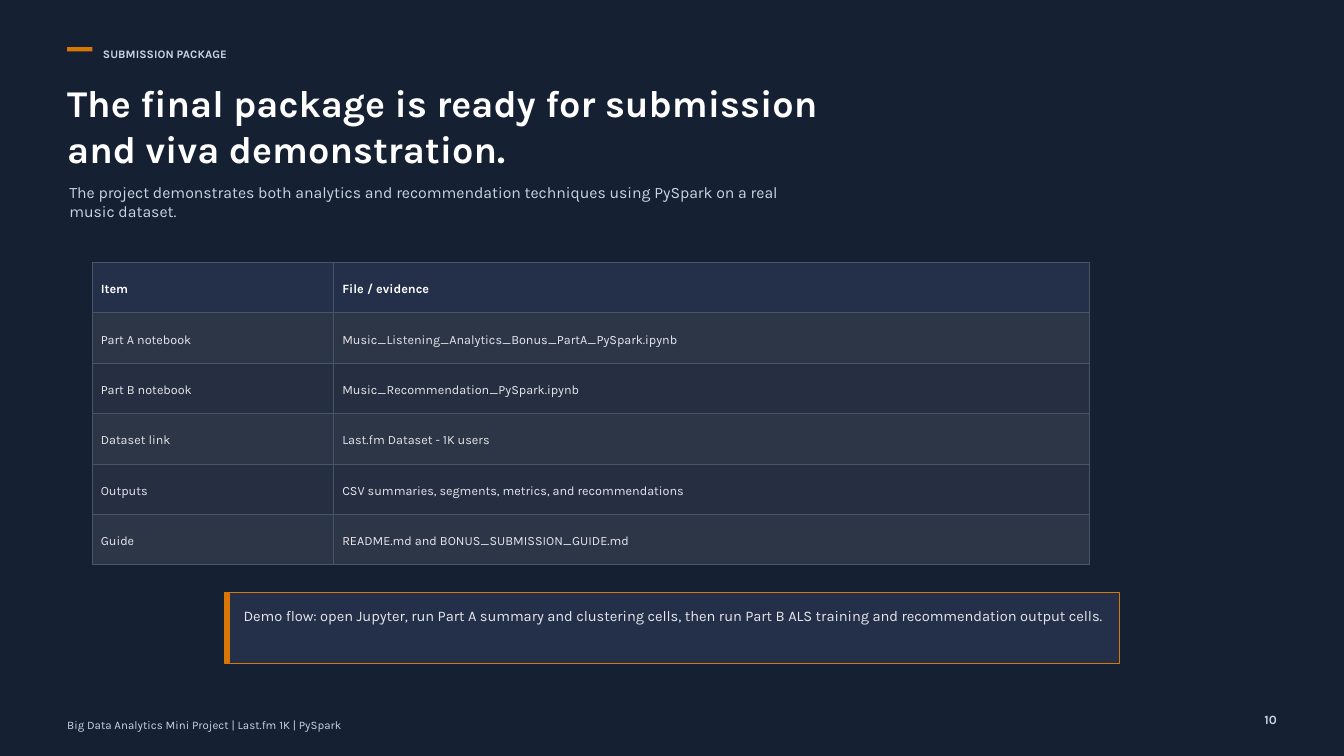
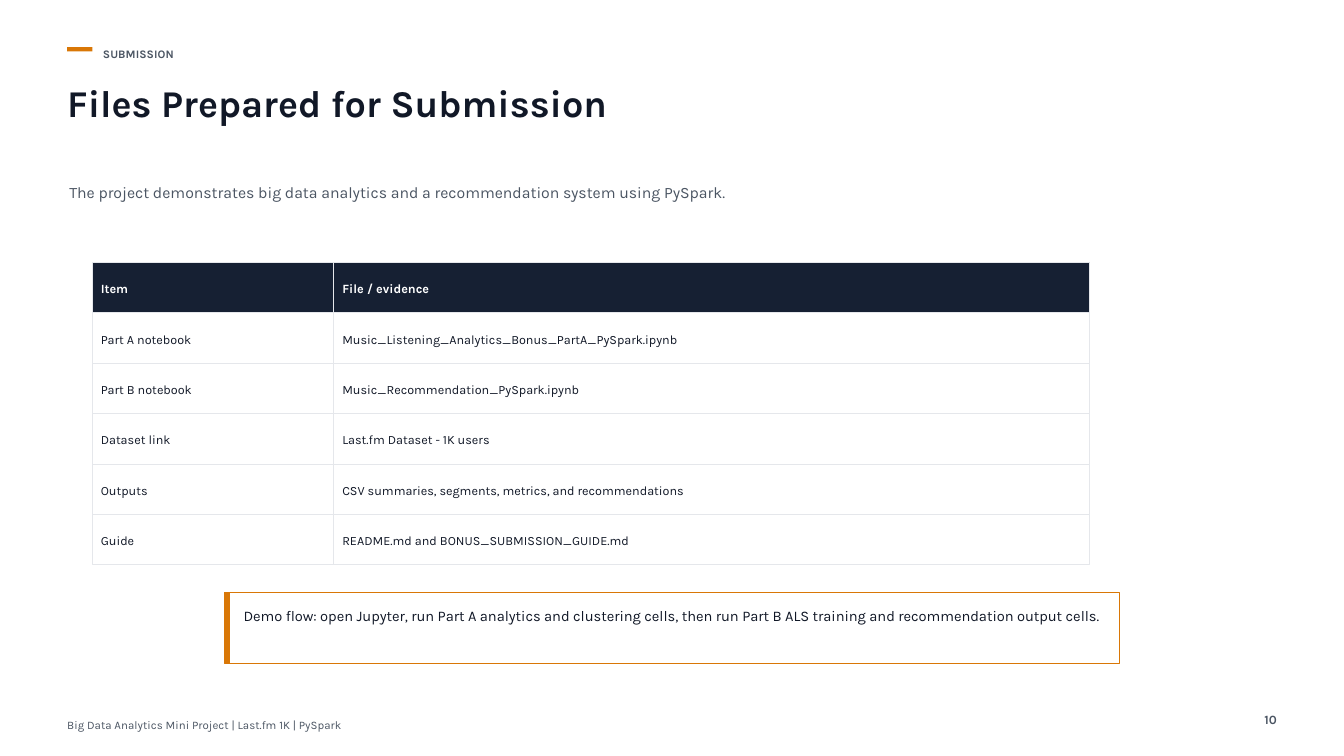
Before and after one commit to SSDharmawansa/music-recommendation-pyspark, a slide deck: slide 10 of Music_BigData_Assignment_Presentation.pptx. Drawn at 1344x756 pixels with LibreOffice and Linux fonts; fonts in the diff are those of the drawing. Boxes give left, top, right and bottom in pixels: in the first picture for what was removed or moved away, otherwise in the second. Text is boxed around its words. In the diff, an @@ line names an element or a change of style, - is before the commit and + after.

```diff
--- a/Music_BigData_Assignment_Presentation.pptx
+++ b/Music_BigData_Assignment_Presentation.pptx
@@ rectangle removed at box(0, 0, 1344, 756) @@
@@ text at box(103, 50, 174, 58): text changed; text colour #CBD5E1 to #4B5563 @@
-SUBMISSION PACKAGE
+SUBMISSION
@@ text at box(67, 90, 608, 126): text changed; text colour #FFFFFF to #111827 @@
-The final package is ready for submission and viva demonstration.
+Files Prepared for Submission
@@ text at box(69, 187, 725, 202): text changed; text colour #CBD5E1 to #4B5563 @@
-The project demonstrates both analytics and recommendation techniques using PySpark on a real music dataset.
+The project demonstrates big data analytics and a recommendation system using PySpark.
@@ rectangle at box(93, 262, 335, 313): fill #243049 to #162033; outline #475569 0.75 pt to #E5E7EB 0.75 pt @@
@@ rectangle at box(334, 262, 1090, 313): fill #243049 to #162033; outline #475569 0.75 pt to #E5E7EB 0.75 pt @@
@@ fill #FFFFFF at 7% opacity to #FFFFFF at 50% opacity; outline #475569 0.75 pt to #E5E7EB 0.75 pt in 4 elements at box(93, 363, 335, 413), box(334, 363, 1090, 413), box(93, 464, 335, 514), box(334, 464, 1090, 514) @@
@@ fill #FFFFFF at 10% opacity to #FFFFFF at 80% opacity; outline #475569 0.75 pt to #E5E7EB 0.75 pt in 6 elements at box(93, 313, 335, 363), box(334, 313, 1090, 363), box(93, 413, 335, 464), box(334, 413, 1090, 464), box(93, 514, 335, 565), box(334, 514, 1090, 565) @@
@@ text colour #E5E7EB to #111827 in 10 elements at box(101, 335, 191, 344), box(342, 335, 677, 347), box(101, 385, 192, 394), box(342, 385, 579, 397), box(101, 435, 171, 444), box(342, 435, 490, 444), box(101, 487, 148, 498), box(342, 486, 684, 498), box(101, 536, 134, 545), box(342, 536, 629, 545) @@
@@ rectangle at box(225, 593, 1120, 664): fill #243049 to #FFFFFF at 67% opacity @@
@@ text at box(244, 611, 1099, 625): text changed; text colour #E5E7EB to #111827 @@
-Demo flow: open Jupyter, run Part A summary and clustering cells, then run Part B ALS training and recommendation output cells.
+Demo flow: open Jupyter, run Part A analytics and clustering cells, then run Part B ALS training and recommendation output cells.
@@ text "Big Data Analytics Mini Project ..." at box(67, 721, 342, 732): text colour #CBD5E1 to #4B5563 @@
@@ text "10" at box(1264, 715, 1276, 724): text colour #CBD5E1 to #4B5563 @@
```
Also in this commit, not shown: 9 other slides changed, 36 other files.
